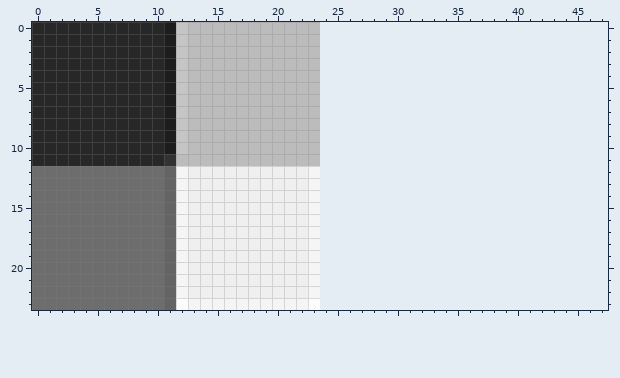
A pixel-art sprite gets an edit: TiledMaps/TiledGraphics/tilemap.png. The first picture shows the starting point.
The file is 24x24 pixels. Colours within 5 levels of each other are drawn and written as one. The old version is drawn lined up with the new one, on the new canvas.
After the commit:
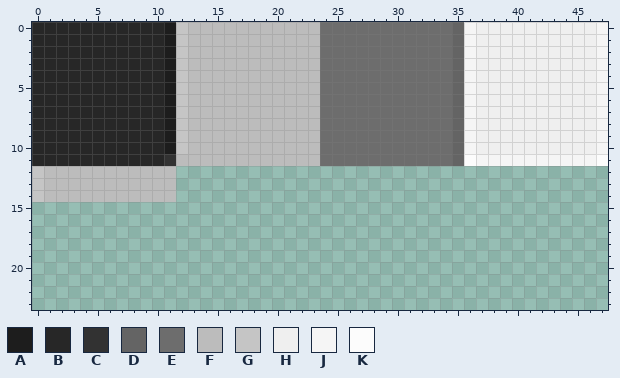
Palette (. is transparent): A #1d1d1d  B #272727  C #323232  D #646464  E #6d6d6d  F #bcbcbc  G #c5c5c5  H #efefef  J #f5f5f5  K #fcfcfc
Changes in this commit:
canvas 24x24 -> 48x24
y 0..10: x 24..47 ........................ -> EEEEEEEEEEEDJHHHHHHHHHHJ
y 11: x 24..47 ........................ -> EEEEEEEEEEEDKJJJJJJJJJJK
y 12..14: x 0..23 EEEEEEEEEEEDJHHHHHHHHHHJ -> GFFFFFFFFFFF............
y 15..22: x 0..23 EEEEEEEEEEEDJHHHHHHHHHHJ -> ........................
y 23: x 0..23 EEEEEEEEEEEDKJJJJJJJJJJK -> ........................
Where, in picture pixels (left, top, right, bottom), the same in both pictures:
changed: (32, 22, 608, 310)
